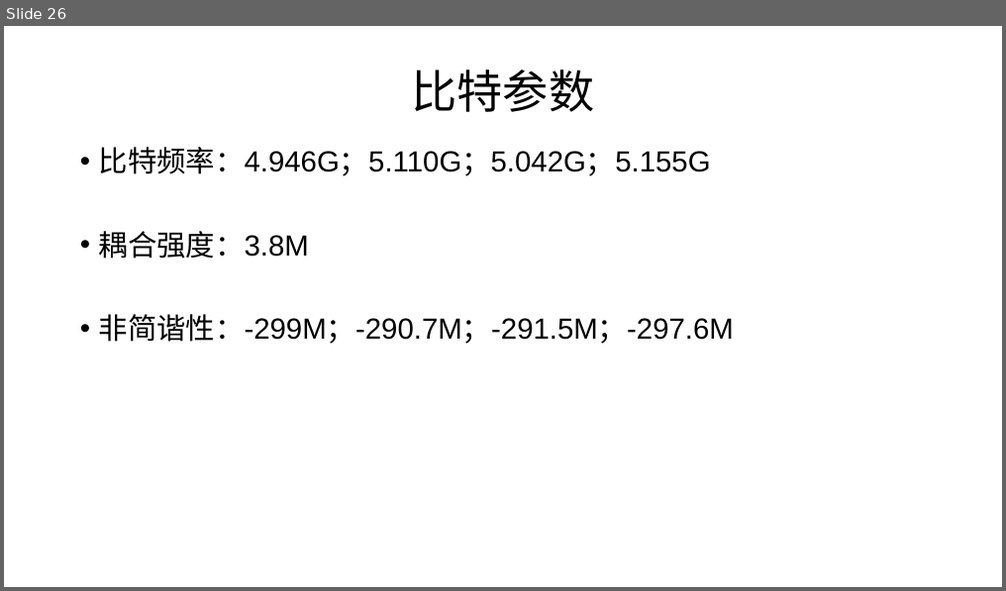
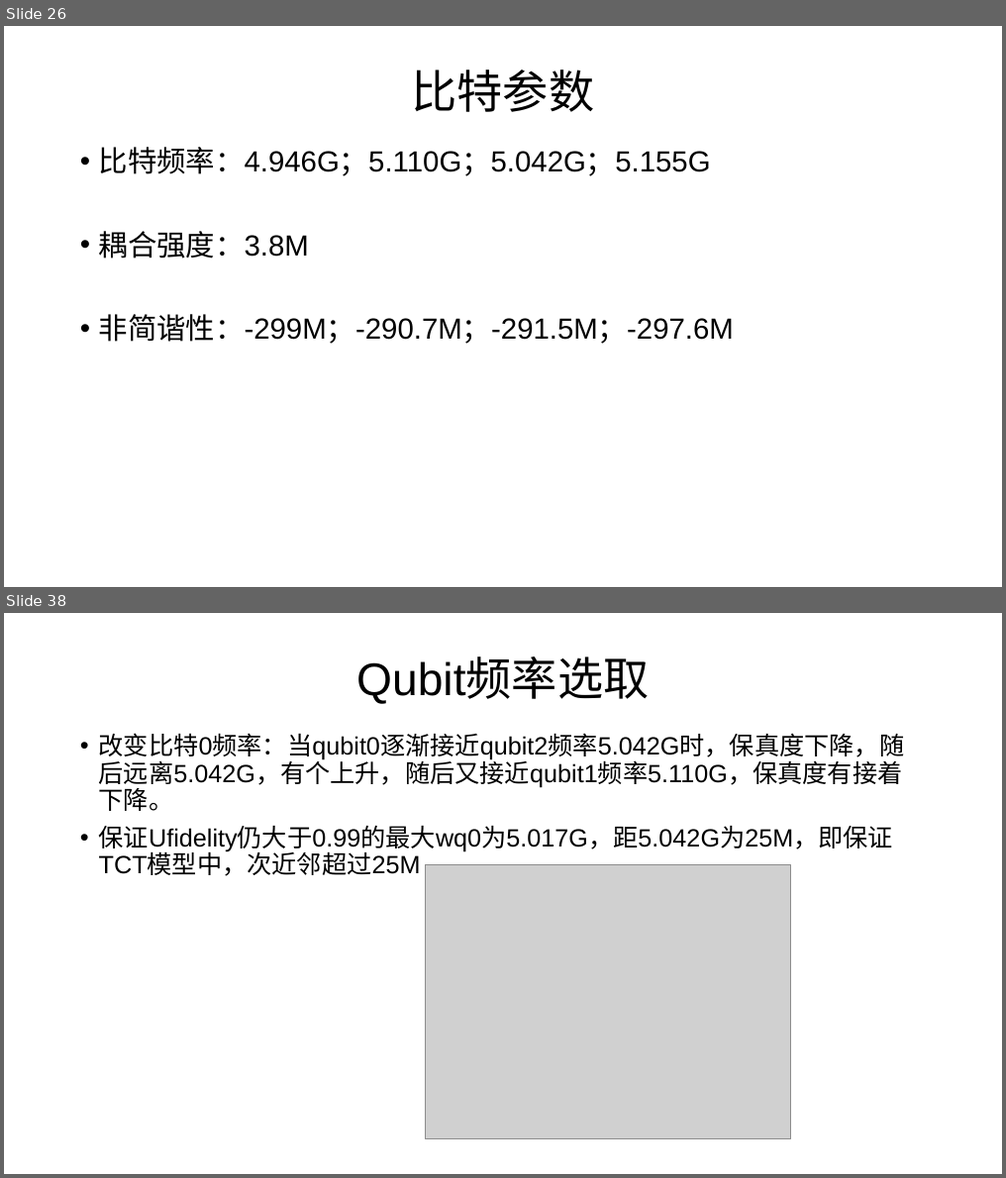
Before and after one commit to liyaochong/Quantum-Circuit, a slide deck: 程序/程序/programme/two qubit gate/CZgate/IBM/ppt/IBM的CNOT门仿真初步结果.pptx. Shown one above the other, each under a label of ours: slide 26 before the commit, slides 26 and 38 after it; the slides between them are not shown. The pictures are 1006x591 and 1006x1178 pixels, drawn with LibreOffice and Linux fonts; fonts in the diff are those of the drawing; grey boxes stand for pictures. Boxes give left, top, right and bottom in pixels: in the first picture for what was removed or moved away, otherwise in the second. Text is boxed around its words. In the diff, an @@ line names an element or a change of style, - is before the commit and + after.

```diff
--- a/程序/程序/programme/two qubit gate/CZgate/IBM/ppt/IBM的CNOT门仿真初步结果.pptx
+++ b/程序/程序/programme/two qubit gate/CZgate/IBM/ppt/IBM的CNOT门仿真初步结果.pptx
@@ slide 38 added at (4,613,1002,1174), background #FFFFFF @@
@@ title added at (356,659,648,704), 44 pt, text #000000 @@
+Qubit频率选取
@@ text added at (99,733,905,876), 24 pt, text #000000 @@
+• 改变比特0频率：当qubit0逐渐接近qubit2频率5.042G时，保真度下降，随后远离5.042G，有个上升，随后又接近qubit1频率5.110G，保真度有接着下降。
+• 保证Ufidelity仍大于0.99的最大wq0为5.017G，距5.042G为25M，即保证TCT模型中，次近邻超过25M
@@ picture added at (426,865,791,1140) @@
```
Also in this commit, not shown: 2 slides changed, 13 other slides added, 13 other files.
